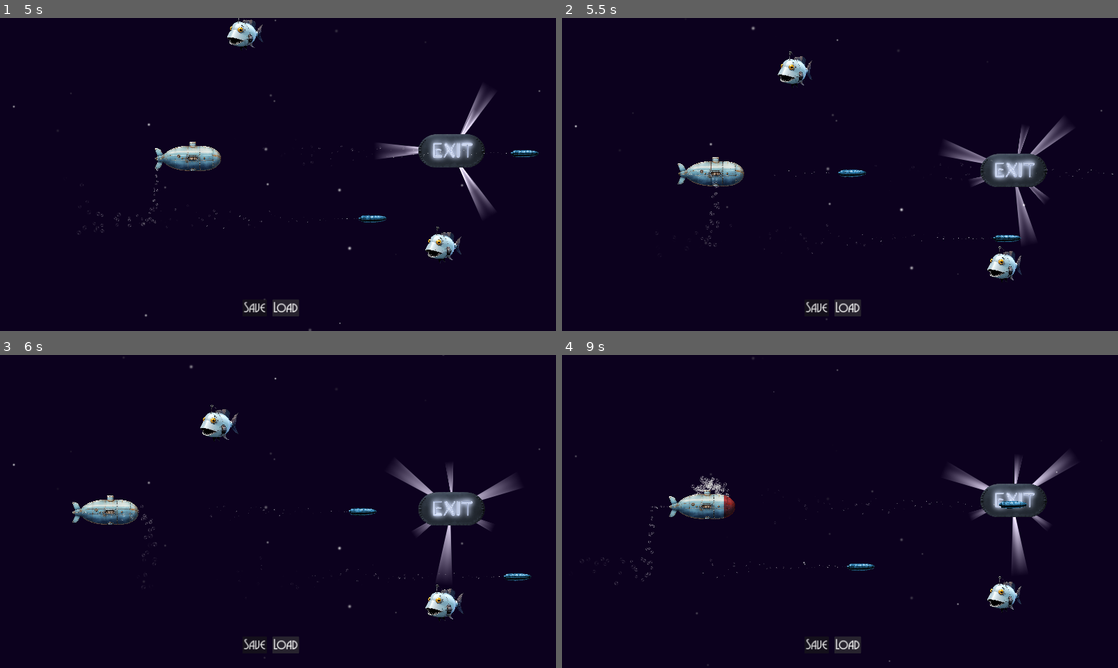
Above: before the commit, frames 1-4 (two rows, left to right).
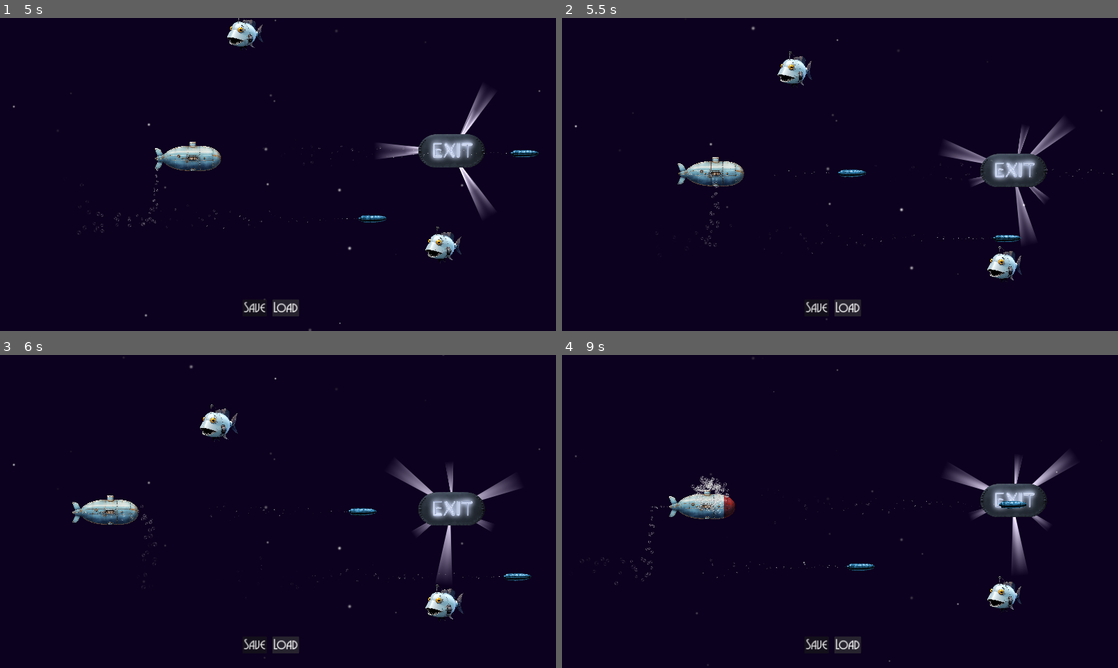
Above: after the commit, the same moments.

Repository: godotneers/saving-loading-video
Game: Godot game, scene res://game.tscn
Two runs of this game, one before a commit and one after it. Both use one fixed random seed, a clock stepped at 60 frames per second and the inputs below.
Inputs:
- Up to frame 1 (5 s): click "Save" at 0.5 s; click "Load" at 1.25 s; hold D (right) 2.03-2.78 s; hold Space (fire) 2.03-2.78 s; hold S (down) 2.78-3.53 s; tap Space (fire) at 2.85, 4.35 s; hold D (right) 3.53-4.28 s; hold Space (fire) 3.53-4.28 s; hold W (up) from 4.28 s (still down)
- Up to frame 2 (5.5 s): release W (up) at 5.03 s; hold A (left) from 5.03 s (still down); hold Space (fire) from 5.03 s (still down)
- Up to frame 3 (6 s): keep holding A (left); release Space (fire) at 5.78 s; tap Space (fire) at 5.85 s
- Up to frame 4 (9 s): release A (left) at 6.53 s; hold S (down) 6.53-7.28 s; hold Space (fire) 6.53-7.28 s; hold D (right) 7.28-8.03 s; tap Space (fire) at 7.35, 8.85 s; hold W (up) 8.03-8.78 s; hold Space (fire) 8.03-8.78 s; hold D (right) from 8.78 s (still down)

Frame 1 is identical in both runs. In frame 2, less than 0.1% of the frame differs, in the area x 38-45%, y 10-23%; in frame 3, 0.1%; in frame 4, 0.2%, in the area x 15-85%, y 41-82%.

Commit message:
chore: cleanup

Diff:
--- a/saver_loader/saver_loader.gd
+++ b/saver_loader/saver_loader.gd
@@ -17,15 +17,12 @@
 
 	saved_game.saved_data = saved_data
 
-	var json = JSON.new()
-	json.data = saved_game
+	ResourceSaver.save(saved_game, "user://savegame.tres")
 
-	var narf = ResourceSaver.save(json, "user://savegame.json")
-	print(narf)
 
 
 func load_game():
-	var fixed_path = PathFixer.fix_paths("user://savegame.json")
+	var fixed_path = PathFixer.fix_paths("user://savegame.tres")
 	print("Loading from ", fixed_path )
 
 	var saved_game:SavedGame = SafeResourceLoader.load(fixed_path) as SavedGame
@@ -33,6 +30,7 @@
 		return
 
 	_player.global_position = saved_game.player_position
+	# verify player health
 	_player.health = min(saved_game.player_health, 200)
 
 	get_tree().call_group("game_events", "on_before_load_game")
--- a/utilities/path_fixer.gd
+++ b/utilities/path_fixer.gd
@@ -2,8 +2,6 @@
 
 ## This holds a dictionary of paths to replace in the input file
 const Mappings = {
-	"res://fish/saved_fish_data.gd" : "res://unused_data/unused_data.gd",
-	"res://fish/fish.tscn" : "res://fish/fish2.tscn"
 }
 
 ## Fixes paths referenced in the input file. Writes
Not shown, changed: README.md
